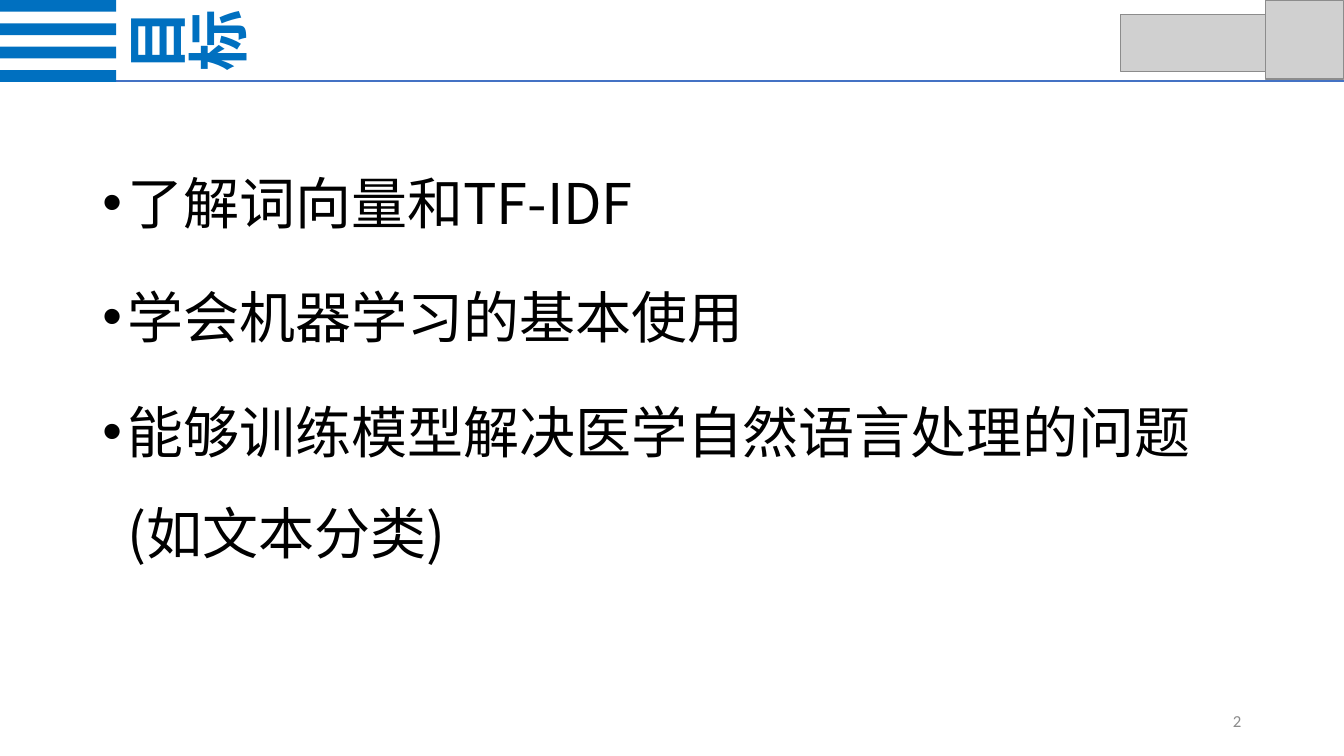
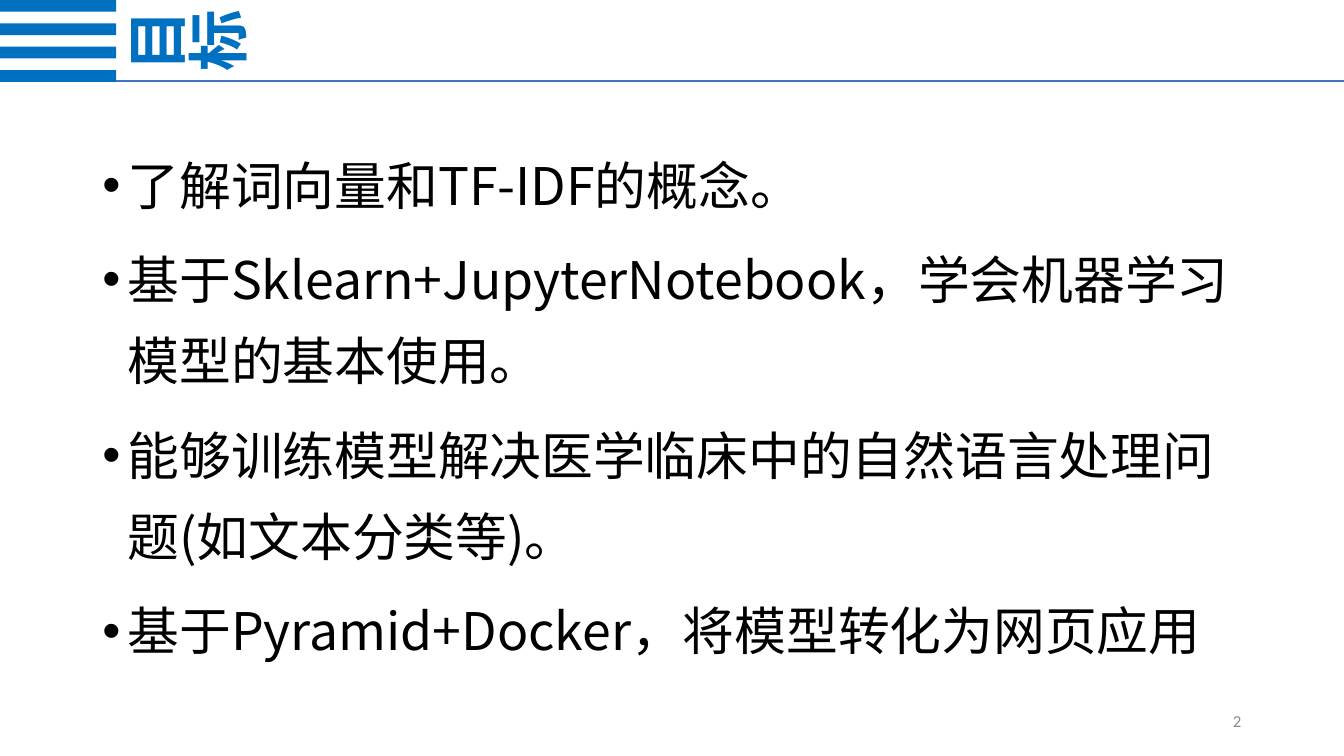
Before and after one commit to zonghui0228/Chinese-Medical-Text-Classification, a slide deck: slide 2 of Chinese_Medical_Text_Classification.pptx. Drawn at 1344x756 pixels with LibreOffice and Linux fonts; fonts in the diff are those of the drawing; grey boxes stand for pictures. Boxes give left, top, right and bottom in pixels: in the first picture for what was removed or moved away, otherwise in the second. Text is boxed around its words. In the diff, an @@ line names an element or a change of style, - is before the commit and + after.

```diff
--- a/Chinese_Medical_Text_Classification.pptx
+++ b/Chinese_Medical_Text_Classification.pptx
@@ picture removed at (1121,14,1270,72) @@
@@ picture removed at (1266,1,1344,80) @@
@@ text at (128,161,1229,662): text changed; size 40 to 37 pt @@
-• 了解词向量和TF-IDF
-• 学会机器学习的基本使用
-• 能够训练模型解决医学自然语言处理的问题(如文本分类)
+• 了解词向量和TF-IDF的概念。
+• 基于Sklearn+JupyterNotebook，学会机器学习模型的基本使用。
+• 能够训练模型解决医学临床中的自然语言处理问题(如文本分类等)。
+• 基于Pyramid+Docker，将模型转化为网页应用
```
Also in this commit, not shown: 7 other slides changed, 3 slides removed, 1 other file.
